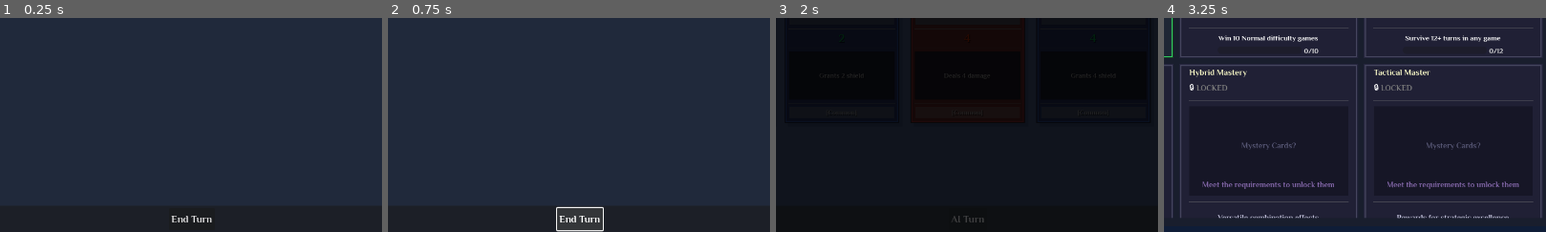
Above: before the commit, frames 1-4 (left to right).
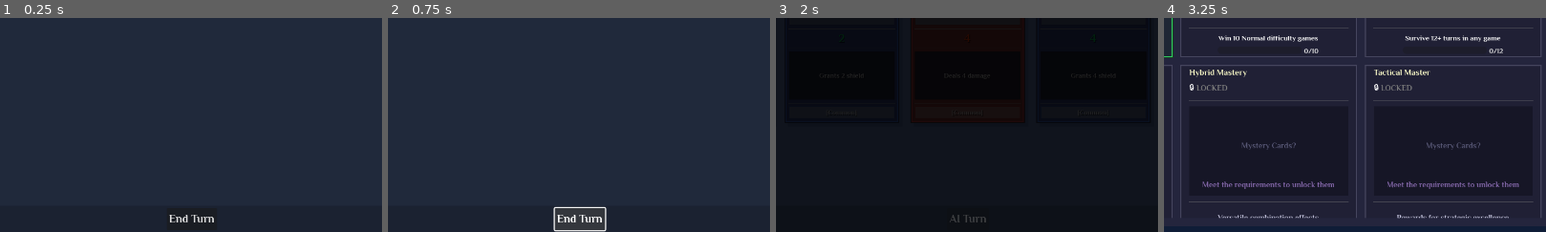
Above: after the commit, the same moments.

Repository: lextrack/Card-Vault-Keeper-Arena
Game: Godot game, scene res://scenes/Main.tscn
Two runs of this game, one before a commit and one after it. Both use one fixed random seed, a clock stepped at 60 frames per second and the inputs below. This scene is started directly instead of the project's main scene. Video files are missing from this copy of the repository; at most half a second of black plays in their place. Sound files missing from this copy of the repository are replaced by a short silence.
Inputs (mouse positions are % of the whole screen's width and height, from its top left):
- Up to frame 1 (0.25 s): no input
- Up to frame 2 (0.75 s): click "End Turn" at 0.5 s
- Up to frame 3 (2 s): tap Enter (game_select) at 1.25 s; move the mouse to (9, 54) at 1.27 s; hold Up (ui_up) from 1.28 s (still down); hold C (ChallengeHub_access) from 1.28 s (still down); click (9, 54) at 1.42 s
- Up to frame 4 (3.25 s): move the mouse to (17, 54) at 2.02 s; release C (ChallengeHub_access) at 2.03 s; tap Space (end_turn_specific) at 2.1 s; click (17, 54) at 2.17 s; release Up (ui_up) at 2.75 s; click "BACK TO GAME" at 2.75 s
The pictures show only the part of the screen within x 25-75%, y 50-100%; the shares and areas given below are measured in that part.

The runs differ from the first frame. In frame 1, 0.3% of the frame differs, in the area x 44-56%, y 91-96%; in frame 2, 0.4%, in the area x 43-58%, y 87-100%; in frame 3, 0.1%; in frame 4, less than 0.1%.
Error in both runs: Invalid access to property or key 'turn_number' on a base object of type 'Nil'. (res://scripts/Main.gd:477)

Commit message:
Changes in the UI

Diff:
--- a/scenes/ChallengeHub.tscn
+++ b/scenes/ChallengeHub.tscn
@@ -129,7 +129,7 @@
 anchor_bottom = 1.0
 grow_horizontal = 2
 grow_vertical = 2
-color = Color(0.1, 0.12, 0.18, 0.9)
+color = Color(0.14902, 0.14902, 0.25098, 0.901961)
 
 [node name="BundlesScrollContainer" type="ScrollContainer" parent="MainContainer/ContentContainer/BundlesPanel"]
 layout_mode = 1
--- a/scenes/ControlsPanel.tscn
+++ b/scenes/ControlsPanel.tscn
@@ -35,7 +35,7 @@
 anchor_bottom = 1.0
 grow_horizontal = 2
 grow_vertical = 2
-color = Color(0.08, 0.12, 0.18, 0.92)
+color = Color(0.0509804, 0.101961, 0.2, 1)
 
 [node name="VBoxContainer" type="VBoxContainer" parent="Panel"]
 layout_mode = 1
--- a/scenes/Main.tscn
+++ b/scenes/Main.tscn
@@ -381,13 +381,12 @@
 
 [node name="BottomPanelBG" type="ColorRect" parent="UILayer/BottomPanel"]
 layout_mode = 1
-anchors_preset = 12
-anchor_top = 1.0
-anchor_right = 1.0
-anchor_bottom = 1.0
-grow_horizontal = 2
-grow_vertical = 0
-color = Color(0.1, 0.15, 0.25, 0.9)
+anchors_preset = 15
+anchor_right = 1.0
+anchor_bottom = 1.0
+grow_horizontal = 2
+grow_vertical = 2
+color = Color(0.101961, 0.14902, 0.25098, 0.392157)
 
 [node name="TurnButtonsContainer" type="HBoxContainer" parent="UILayer/BottomPanel"]
 layout_mode = 1
@@ -407,7 +406,7 @@
 [node name="EndTurnButton" type="Button" parent="UILayer/BottomPanel/TurnButtonsContainer"]
 layout_mode = 2
 focus_mode = 0
-theme_override_font_sizes/font_size = 18
+theme_override_font_sizes/font_size = 20
 text = "End Turn"
 
 [node name="GameOverLabel" type="Label" parent="UILayer"]
--- a/scenes/MainMenu.tscn
+++ b/scenes/MainMenu.tscn
@@ -32,6 +32,16 @@
 mouse_filter = 2
 color = Color(0.05, 0.1, 0.2, 1)
 
+[node name="BackgroundPattern" type="ColorRect" parent="BackgroundLayer"]
+layout_mode = 1
+anchors_preset = 15
+anchor_right = 1.0
+anchor_bottom = 1.0
+grow_horizontal = 2
+grow_vertical = 2
+mouse_filter = 2
+color = Color(0.08, 0.15, 0.25, 0.15)
+
 [node name="CardRainBackground" type="Control" parent="BackgroundLayer"]
 layout_mode = 1
 anchors_preset = 15
@@ -59,16 +69,6 @@
 grow_horizontal = 2
 grow_vertical = 2
 mouse_filter = 2
-
-[node name="BackgroundPattern" type="ColorRect" parent="BackgroundLayer"]
-layout_mode = 1
-anchors_preset = 15
-anchor_right = 1.0
-anchor_bottom = 1.0
-grow_horizontal = 2
-grow_vertical = 2
-mouse_filter = 2
-color = Color(0.08, 0.15, 0.25, 0.15)
 
 [node name="MenuContainer" type="VBoxContainer" parent="."]
 layout_mode = 1
